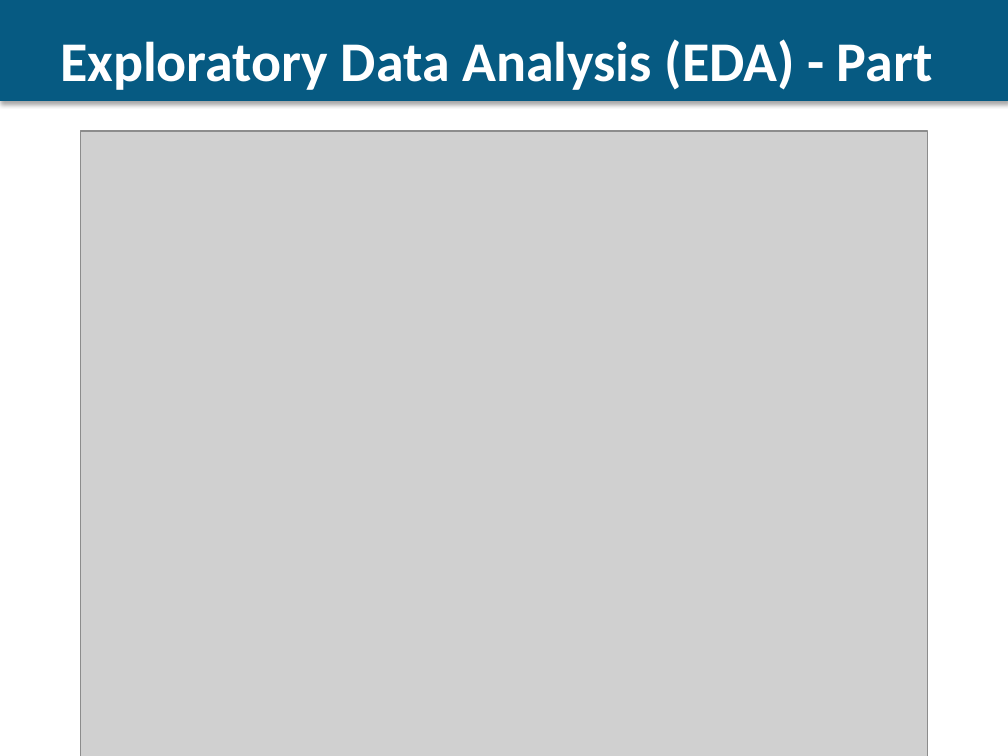
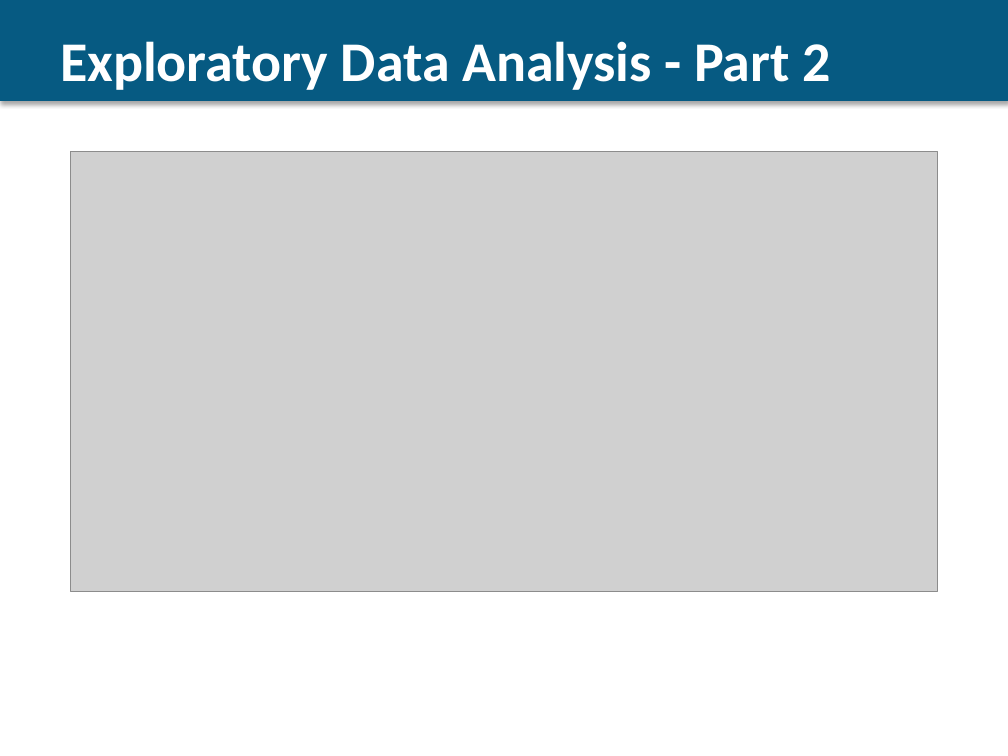
Before and after one commit to Mahdi-20/Heart-Failure-Prediction-Dataset, a slide deck: slide 6 of Heart_Failure_Presentation.pptx. Drawn at 1008x756 pixels with LibreOffice and Linux fonts; fonts in the diff are those of the drawing; grey boxes stand for pictures. Boxes give left, top, right and bottom in pixels: in the first picture for what was removed or moved away, otherwise in the second. Text is boxed around its words. In the diff, an @@ line names an element or a change of style, - is before the commit and + after.

```diff
--- a/Heart_Failure_Presentation.pptx
+++ b/Heart_Failure_Presentation.pptx
@@ text at (x1=60, y1=41, x2=831, y2=90): text changed @@
-Exploratory Data Analysis (EDA) - Part 2
+Exploratory Data Analysis - Part 2
@@ picture resized from (x1=81, y1=131, x2=927, y2=756) to (x1=71, y1=151, x2=937, y2=591) @@
```
Also in this commit, not shown: 9 other slides changed, 3 slides added, 2 slides removed, 1 other file.
